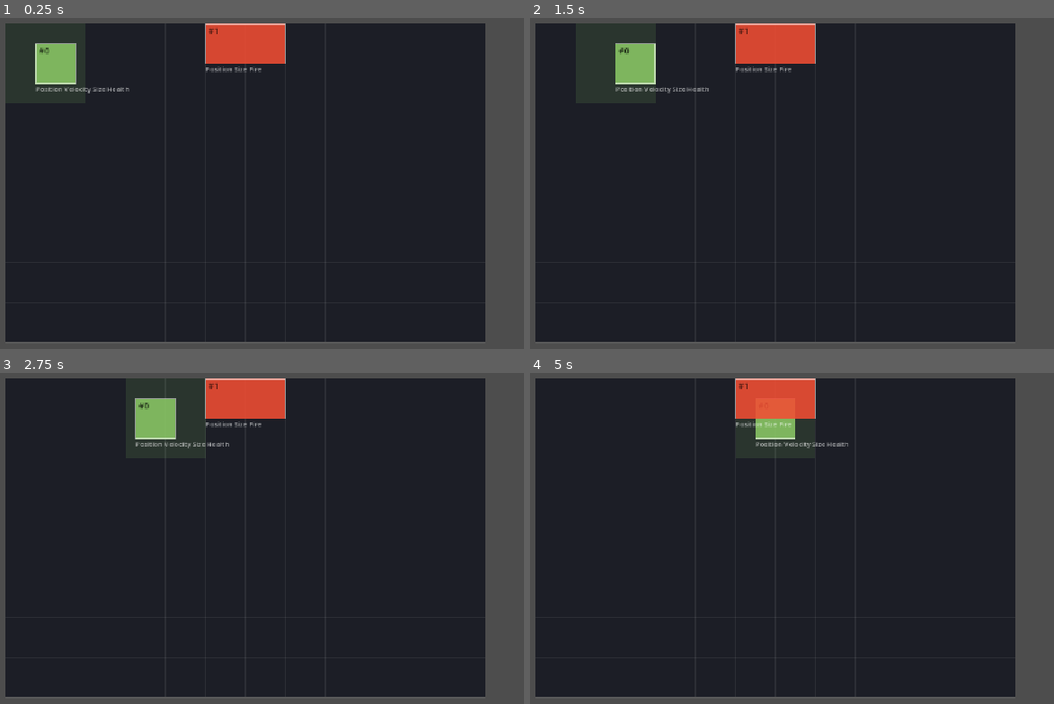
Above: before the commit, frames 1-4 (two rows, left to right).
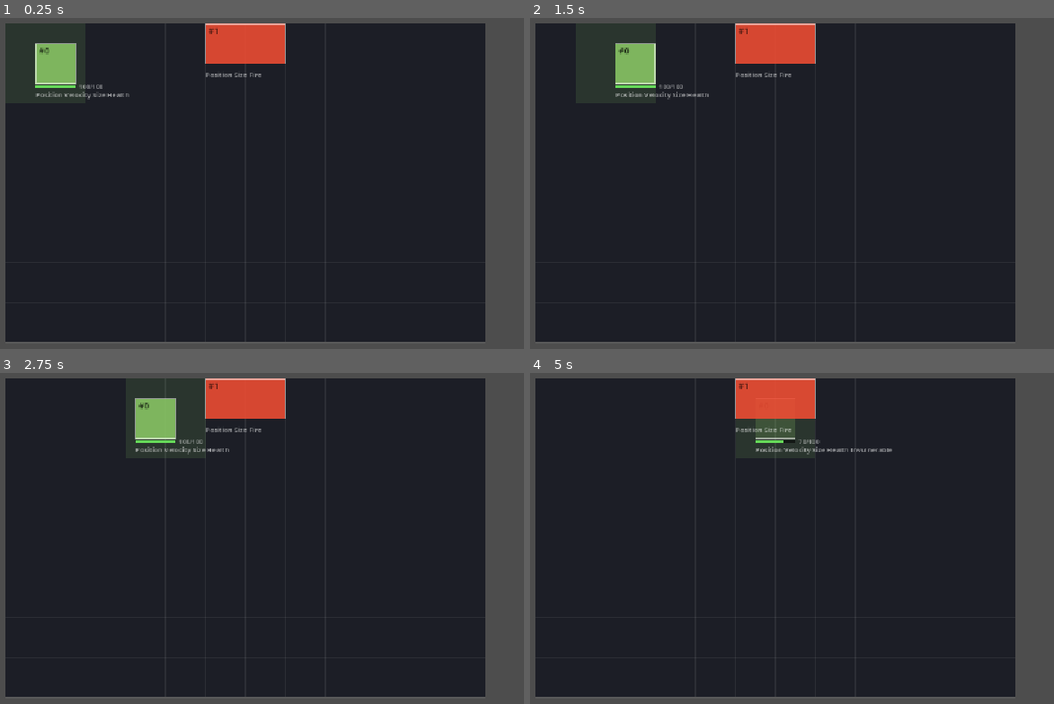
Above: after the commit, the same moments.

Repository: Ahingg/amalgaform
Game: Godot game, scene res://view/main.tscn
The game is run twice, just before and just after one commit, with the same random seed, the same clock (stepped at 60 frames per second) and the same inputs.
Inputs:
- Up to frame 1 (0.25 s): no input
- Up to frame 2 (1.5 s): no input
- Up to frame 3 (2.75 s): no input
- Up to frame 4 (5 s): no input

The runs differ from the first frame. In frame 1, 0.6% of the frame differs, in the area x 6-50%, y 14-25%; in frame 2, 0.6%; in frame 3, 0.5%; in frame 4, 1.0%, in the area x 39-70%, y 13-25%.

Commit message:
Blok C: rantai Burn -> Damaged -> Health + i-frame
- burn_system: konsumsi Burn jadi Damaged, selalu di frame yang sama
- damage_system: kurangi HP, tempel Invulnerable, selalu cabut Damaged
- invulnerability_system: hitung mundur, cabut kalau habis

Pengecekan invuln dipindah sepenuhnya ke damage_system. Sebelumnya burn_system
ikut mengecek dan hanya melewati (tanpa mencabut) Burn, sehingga Burn bisa
menggantung dan meledak beberapa saat setelah musuh keluar dari api.
Aturan yang dipegang: komponen kejadian harus dikonsumsi di frame yang sama
dia dibuat.

view: entity berkedip selama i-frame aktif (didorong oleh elapsed komponennya
sendiri, bukan jam dinding, supaya sejalan dengan simulasi), plus bar HP.

Co-Authored-By: Claude Opus 5 <noreply@anthropic.com>
Claude-Session: https://claude.ai/code/session_01LPc8W22Zk5G2ppB9vrTEnU

Diff:
--- a/challenge-6/sim/comp.gd
+++ b/challenge-6/sim/comp.gd
@@ -11,3 +11,5 @@
 const HEALTH := "Health"
 
 const BURN := "Burn"
+const INVULNERABLE := "Invulnerable"
+const DAMAGED := "Damaged"
--- a/challenge-6/sim/components/make.gd
+++ b/challenge-6/sim/components/make.gd
@@ -5,13 +5,16 @@
 static func delay(duration: float) -> Dictionary:
 	return {"elapsed": 0.0, "duration": duration}
 
-static func invulnerability(duration: float) -> Dictionary:
+static func invulnerable(duration: float) -> Dictionary:
 	return {"elapsed": 0.0, "duration": duration}
 
 static func fire(damage: float) -> Dictionary:
 	return {"damage": damage}
 
 static func burn(damage: float) -> Dictionary:
+	return {"damage": damage}
+
+static func damaged(damage: float) -> Dictionary:
 	return {"damage": damage}
 
 static func position(x: float, y: float) -> Dictionary:
--- a/challenge-6/sim/systems/burn_system.gd
+++ b/challenge-6/sim/systems/burn_system.gd
@@ -1,5 +1,10 @@
 class_name BurnSystem
 extends RefCounted
 
-static func process(world: World, delta: float) -> void:
-	pass
+static func process(world: World, _delta: float) -> void:
+	var entities := world.get_entities_with_comp([Comp.BURN, Comp.HEALTH])
+
+	for e in entities:
+		var burn_stat := world.get_component_value(Comp.BURN, e)
+		world.attach_component(Comp.DAMAGED, e, Make.damaged(burn_stat["damage"]))
+		world.detach_component(Comp.BURN, e)
--- /dev/null
+++ b/challenge-6/sim/systems/damage_system.gd
@@ -0,0 +1,14 @@
+class_name DamageSystem
+extends RefCounted
+
+
+static func process(world: World, _delta: float) -> void:
+	var entities := world.get_entities_with_comp([Comp.DAMAGED, Comp.HEALTH])
+
+	for e in entities:
+		if not world.entity_have_component(Comp.INVULNERABLE, e):
+			var hp := world.get_component_value(Comp.HEALTH, e)
+			var dmg := world.get_component_value(Comp.DAMAGED, e)
+			hp["current"] -= dmg["damage"]
+			world.attach_component(Comp.INVULNERABLE, e, Make.invulnerable(0.5))
+		world.detach_component(Comp.DAMAGED, e)
--- a/challenge-6/sim/systems/fire_contact_system.gd
+++ b/challenge-6/sim/systems/fire_contact_system.gd
@@ -1,7 +1,7 @@
 class_name FireContactSystem
 extends RefCounted
 
-static func process(world: World, delta: float) -> void:
+static func process(world: World, _delta: float) -> void:
 	var fires := world.get_entities_with_comp([Comp.FIRE, Comp.SIZE, Comp.POSITION])
 	var targets := world.get_entities_with_comp([Comp.HEALTH, Comp.SIZE, Comp.POSITION])
 
--- a/challenge-6/sim/systems/invulnerability_system.gd
+++ b/challenge-6/sim/systems/invulnerability_system.gd
@@ -3,3 +3,11 @@
 
 
 static func process(world: World, delta: float) -> void:
+	var entities := world.get_entities_with_comp([Comp.INVULNERABLE])
+
+	# key untuk setiap id
+	for e in entities:
+		var comp: Dictionary = world.get_component_value(Comp.INVULNERABLE, e)
+		comp["elapsed"] += delta
+		if comp["elapsed"] >= comp["duration"]:
+			world.detach_component(Comp.INVULNERABLE, e)
--- a/challenge-6/sim/systems/sys_manager.gd
+++ b/challenge-6/sim/systems/sys_manager.gd
@@ -4,4 +4,7 @@
 static func process(world: World, delta: float) -> void:
 	DelaySystem.process(world, delta)
 	MoveSystem.process(world, delta)
+	FireContactSystem.process(world, delta)
 	BurnSystem.process(world, delta)
+	DamageSystem.process(world, delta)
+	InvulnerabilitySystem.process(world, delta)
--- a/challenge-6/view/renderer.gd
+++ b/challenge-6/view/renderer.gd
@@ -20,6 +20,8 @@
 const COMP_POSITION := "Position"
 const COMP_SIZE := "Size"
 const COMP_DELAY := "Delay"
+const COMP_INVULNERABLE := "Invulnerable"
+const COMP_HEALTH := "Health"
 
 # Order matters: the first matching component wins the color.
 const COMPONENT_COLORS := {
@@ -35,7 +37,7 @@
 # entity currently has. This is the most useful ECS debugging tool here.
 const BADGE_ORDER := [
 	"Position", "Velocity", "Size", "Delay", "Fire", "Water", "Wind",
-	"Burn", "Damaged", "Health",
+	"Burn", "Damaged", "Health", "Invulnerable",
 ]
 
 @export var grid_width: int = 12
@@ -127,7 +129,16 @@
 	# Highlighted faintly so you can see when one entity straddles two tiles.
 	_highlight_occupied_tiles(px, py, w, h, color)
 
-	draw_rect(rect, Color(color.r, color.g, color.b, 0.85), true)
+	# While the i-frame window is open the entity blinks, so you can see exactly
+	# when it can be hurt again. Blink is driven by the component's own elapsed
+	# value, not by wall-clock time, so it stays in step with the simulation.
+	var alpha := 0.85
+	if world.entity_have_component(COMP_INVULNERABLE, id):
+		var inv: Dictionary = world.get_component_value(COMP_INVULNERABLE, id)
+		var t: float = float(inv.get("elapsed", 0.0))
+		alpha = 0.85 if fmod(t, 0.16) < 0.08 else 0.2
+
+	draw_rect(rect, Color(color.r, color.g, color.b, alpha), true)
 	draw_rect(rect, Color(1, 1, 1, 0.5), false, 1.5)
 
 	# Delay is drawn as a progress bar above the entity.
@@ -137,11 +148,28 @@
 	draw_string(_font, top_left + Vector2(5, 16), "#%d" % id,
 		HORIZONTAL_ALIGNMENT_LEFT, -1, 13, Color(0, 0, 0, 0.75))
 
+	if world.entity_have_component(COMP_HEALTH, id):
+		_draw_health_bar(world, id, top_left + Vector2(0, size.y + 3), size.x)
+
 	if show_badges:
 		var badges := _component_badges(world, id)
 		if badges != "":
-			draw_string(_font, top_left + Vector2(0, size.y + 13), badges,
+			draw_string(_font, top_left + Vector2(0, size.y + 22), badges,
 				HORIZONTAL_ALIGNMENT_LEFT, -1, 11, Color(1, 1, 1, 0.65))
+
+
+func _draw_health_bar(world, id: int, at: Vector2, width_px: float) -> void:
+	var hp: Dictionary = world.get_component_value(COMP_HEALTH, id)
+	var max_hp: float = float(hp.get("max", 0.0))
+	if max_hp <= 0.0:
+		return
+	var current: float = float(hp.get("current", 0.0))
+	var ratio: float = clampf(current / max_hp, 0.0, 1.0)
+
+	draw_rect(Rect2(at, Vector2(width_px, 5)), Color(0, 0, 0, 0.55), true)
+	draw_rect(Rect2(at, Vector2(width_px * ratio, 5)), Color(0.4, 0.85, 0.35), true)
+	draw_string(_font, at + Vector2(width_px + 5, 6), "%d/%d" % [int(current), int(max_hp)],
+		HORIZONTAL_ALIGNMENT_LEFT, -1, 10, Color(1, 1, 1, 0.55))
 
 
 func _highlight_occupied_tiles(px: float, py: float, w: float, h: float, color: Color) -> void:
Not shown, added: challenge-6/sim/systems/damage_system.gd.uid
